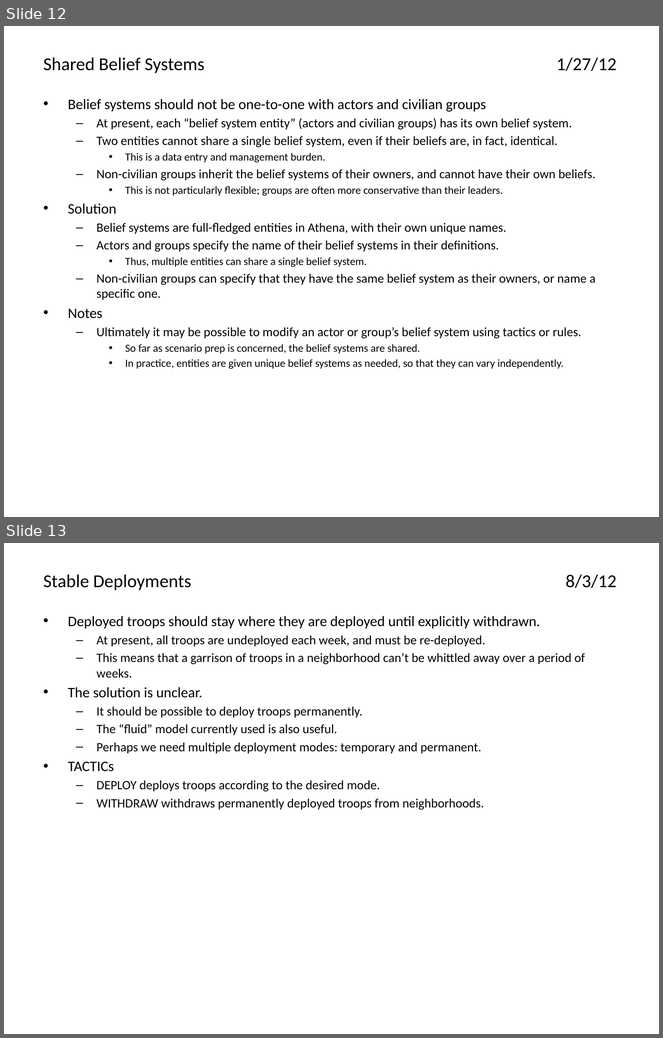
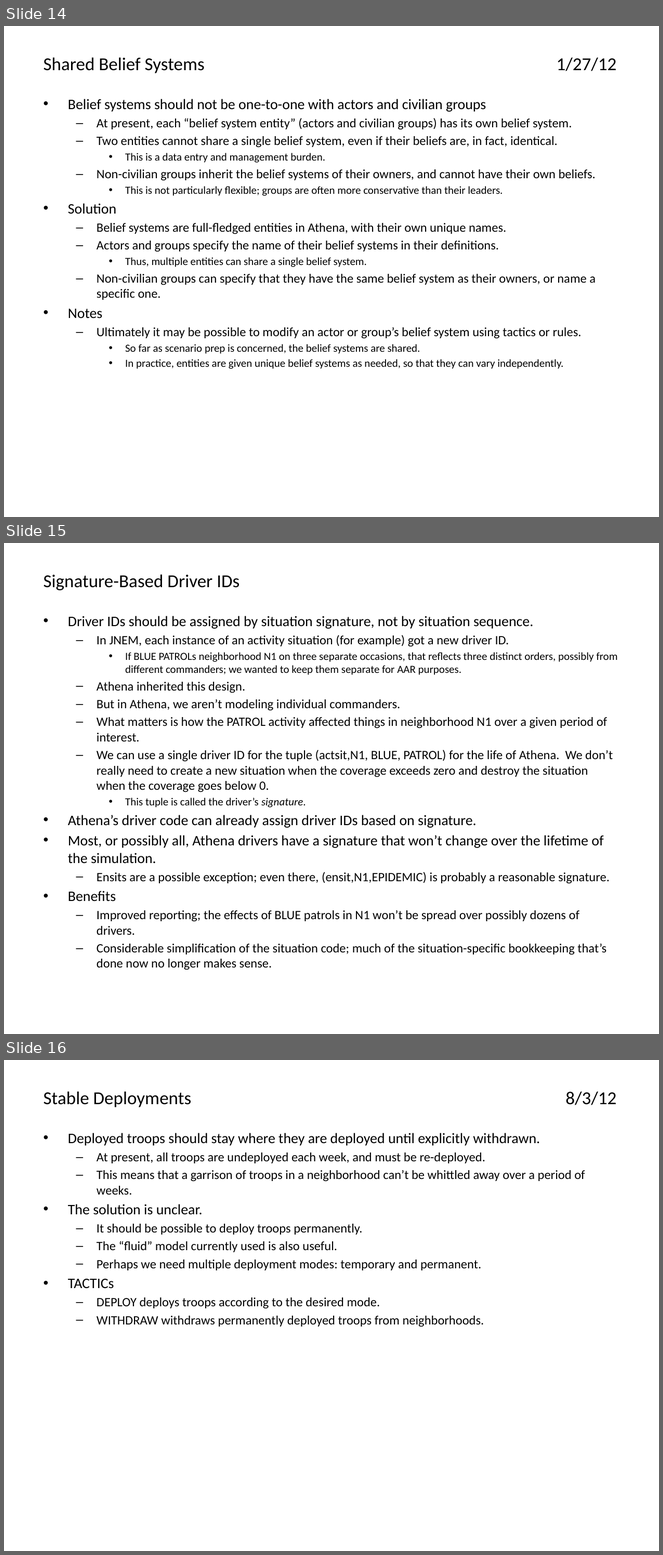
Before and after one commit to AthenaModel/athena-legacy, a slide deck: docs/dev/ideas.pptx. Shown one above the other, each under a label of ours: slides 12 and 13 before the commit, slides 14, 15 and 16 after it. The pictures are 663x1038 and 663x1555 pixels, drawn with LibreOffice and Linux fonts; fonts in the diff are those of the drawing. Boxes give left, top, right and bottom in pixels: in the first picture for what was removed or moved away, otherwise in the second. Text is boxed around its words. In the diff, an @@ line names an element or a change of style, - is before the commit and + after.

```diff
--- a/docs/dev/ideas.pptx
+++ b/docs/dev/ideas.pptx
@@ slide 15 added at (x1=4, y1=543, x2=659, y2=1034), background #FFFFFF @@
@@ title added at (x1=44, y1=574, x2=240, y2=590), 20 pt, text #000000 @@
+Signature-Based Driver IDs
@@ text added at (x1=68, y1=616, x2=613, y2=970), 14 pt, text #000000 @@
+• Driver IDs should be assigned by situation signature, not by situation sequence.
+  – In JNEM, each instance of an activity situation (for example) got a new driver ID.
+    • If BLUE PATROLs neighborhood N1 on three separate occasions, that reflects three distinct orders, possibly from different commanders; we wanted to keep them separate for AAR purposes.
+  – Athena inherited this design.
+  – But in Athena, we aren’t modeling individual commanders.
+  – What matters is how the PATROL activity affected things in neighborhood N1 over a given period of interest.
+  – We can use a single driver ID for the tuple (actsit,N1, BLUE, PATROL) for the life of Athena. We don’t really need to create a new situation when the coverage exceeds zero and destroy the situation when the coverage goes below 0.
+    • This tuple is called the driver’s signature.
+• Athena’s driver code can already assign driver IDs based on signature.
+• Most, or possibly all, Athena drivers have a signature that won’t change over the lifetime of the simulation.
+  – Ensits are a possible exception; even there, (ensit,N1,EPIDEMIC) is probably a reasonable signature.
+• Benefits
+  – Improved reporting; the effects of BLUE patrols in N1 won’t be spread over possibly dozens of drivers.
+  – Considerable simplification of the situation code; much of the situation-specific bookkeeping that’s done now no longer makes sense.
@@ what was slide 12 is now slide 14 @@
@@ what was slide 13 is now slide 16 @@
```
Also in this commit, not shown: 2 other slides added.
